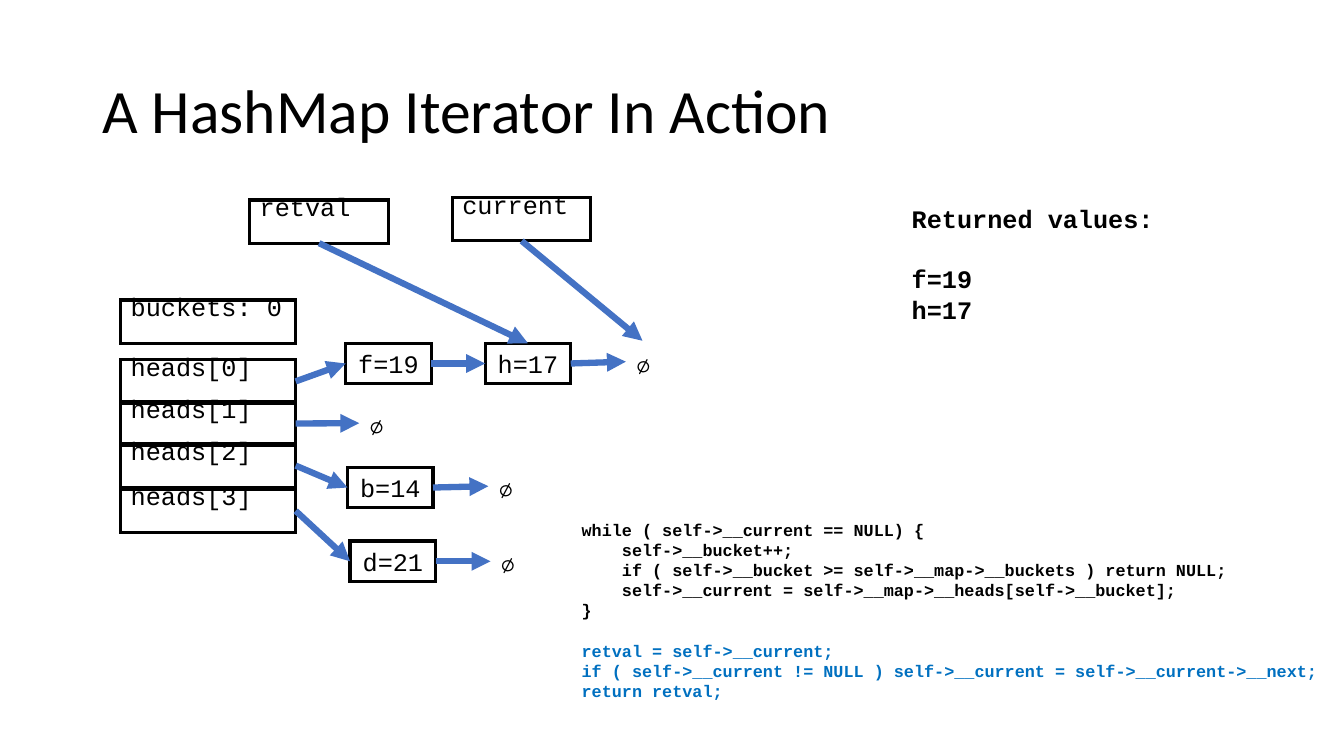
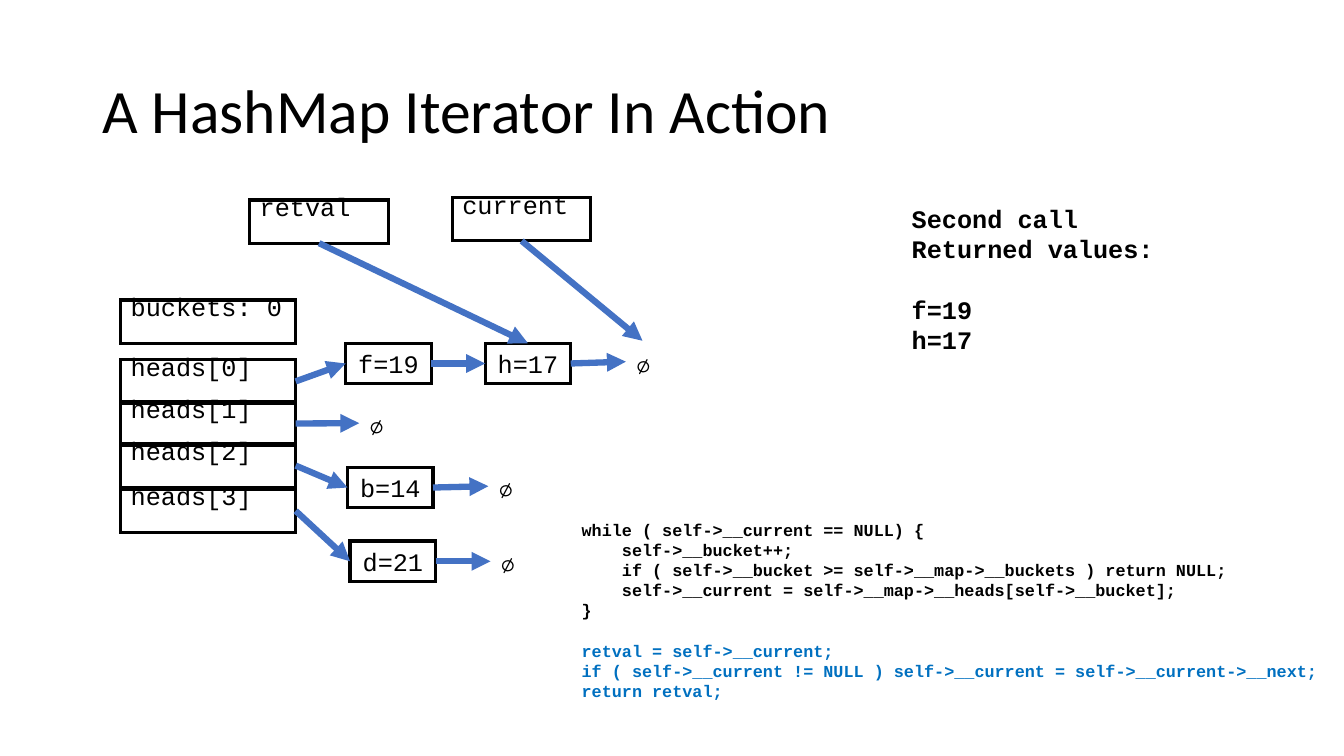
Before and after one commit to csev/cc4e, a slide deck: slide 26 of lectures/CC-05-Trees-Hash.pptx (slide 24 before the commit). Drawn at 1344x756 pixels with LibreOffice and Linux fonts; fonts in the diff are those of the drawing. Boxes give left, top, right and bottom in pixels: in the first picture for what was removed or moved away, otherwise in the second. Text is boxed around its words. In the diff, an @@ line names an element or a change of style, - is before the commit and + after.

```diff
--- a/lectures/CC-05-Trees-Hash.pptx
+++ b/lectures/CC-05-Trees-Hash.pptx
@@ text at (912,209,1078,229): paragraph added @@
+Second call
```
Also in this commit, not shown: 18 other slides changed, 3 slides added, 1 slide removed, 1 other file.
